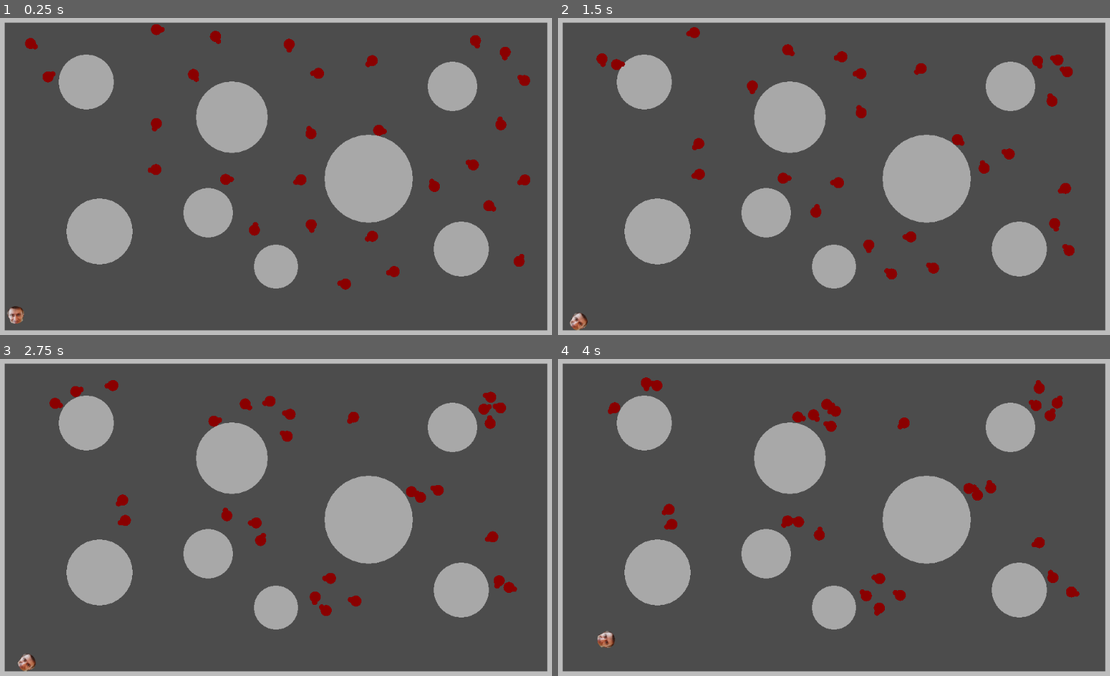
Above: before the commit, frames 1-4 (two rows, left to right).
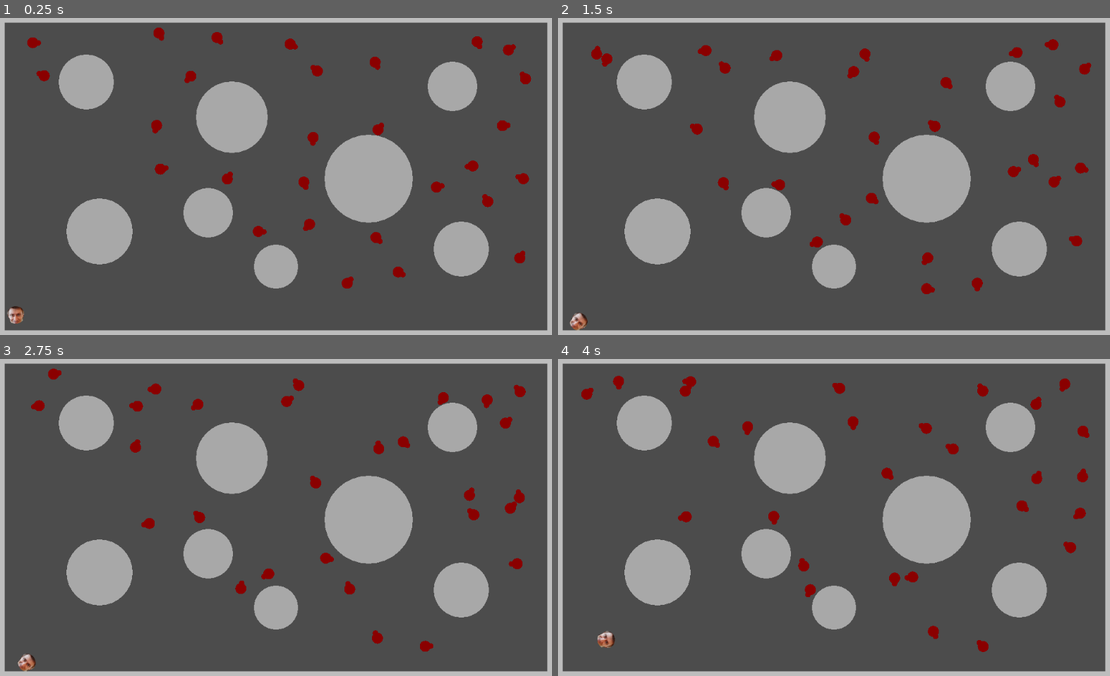
Above: after the commit, the same moments.

Repository: Nabiz/ZombieGameAI
Game: Godot game, scene res://Main.tscn
Same seed, same stepped clock (60 frames per second), same inputs: the game is played once before the commit and once after it.
Inputs (mouse positions are in pixels of both pictures, inside the frame that each line leads up to):
- Up to frame 1 (0.25 s): no input
- Up to frame 2 (1.5 s): move the mouse to (960, 160) at 0.52 s; hold Right (ui_right) 0.53-1.28 s; move the mouse to (723, 192) at 1.27 s; hold Down (ui_down) from 1.28 s (still down)
- Up to frame 3 (2.75 s): move the mouse to (331, 444) at 2.02 s; release Down (ui_down) at 2.03 s; hold Right (ui_right) from 2.03 s (still down)
- Up to frame 4 (4 s): move the mouse to (806, 584) at 2.77 s; release Right (ui_right) at 2.78 s; hold Up (ui_up) 2.78-3.53 s; move the mouse to (1005, 568) at 3.52 s; hold Left (ui_left) from 3.53 s (still down)

The runs differ from the first frame. In frame 1, 1.4% of the frame differs, in the area x 4-97%, y 2-86%; in frame 2, 3.4%; in frame 3, 3.5%, in the area x 5-96%, y 2-93%; in frame 4, 3.5%.

Commit message:
polishing game

Diff:
--- a/ZombieGame/Main.gd
+++ b/ZombieGame/Main.gd
@@ -20,9 +20,11 @@
 	var random_zombie = Utils.zombies[randi() % Utils.zombies.size()]
 	random_zombie.tag_neighbors(100)
 
+	var zombie_count = 0
 	var zombie_group = [random_zombie]
 	for zombie in Utils.zombies:
-		if zombie.tagged:
+		if zombie.tagged and zombie_count < 5:
+			zombie_count += 1
 			zombie_group.append(zombie)
 	zombie_groups.append(zombie_group)
 
--- a/ZombieGame/Main.tscn
+++ b/ZombieGame/Main.tscn
@@ -40,22 +40,30 @@
 position = Vector2( 832, 136 )
 radius = 45
 
-[node name="WallN" type="Node2D" parent="." groups=["Wall"]]
+[node name="WallN" type="Node2D" parent="." groups=[
+"Wall",
+]]
 script = ExtResource( 3 )
 size = Vector2( 1024, 20 )
 normal = Vector2( 0, 1 )
 
-[node name="WallS" type="Node2D" parent="." groups=["Wall"]]
+[node name="WallS" type="Node2D" parent="." groups=[
+"Wall",
+]]
 position = Vector2( 0, 580 )
 script = ExtResource( 3 )
 size = Vector2( 1024, 20 )
 normal = Vector2( 0, -1 )
 
-[node name="WallW" type="Node2D" parent="." groups=["Wall"]]
+[node name="WallW" type="Node2D" parent="." groups=[
+"Wall",
+]]
 script = ExtResource( 3 )
 size = Vector2( 20, 600 )
 
-[node name="WallE" type="Node2D" parent="." groups=["Wall"]]
+[node name="WallE" type="Node2D" parent="." groups=[
+"Wall",
+]]
 position = Vector2( 1004, 0 )
 script = ExtResource( 3 )
 size = Vector2( 20, 600 )
--- a/ZombieGame/SteeringBehaviors.gd
+++ b/ZombieGame/SteeringBehaviors.gd
@@ -36,13 +36,13 @@
 			return Vector2.ZERO
 
 func calculate_wander():
-	return wander() + cohesion() + separation() + aligment() + wall_avoidance(Utils.walls) + 2*obstacle_avoidance(Utils.obstacles)
+	return 5*wander() + cohesion() + separation() + aligment() + wall_avoidance(Utils.walls) + obstacle_avoidance(Utils.obstacles)
 
 func calculate_pursuit():
 	return pursuit(Utils.player) + wall_avoidance(Utils.walls) + obstacle_avoidance(Utils.obstacles)
 
 func calculate_hide():
-	return wander() + 2*hide(Utils.player, Utils.obstacles) + obstacle_avoidance(Utils.obstacles) + wall_avoidance(Utils.walls) + 0.5*separation()
+	return hide(Utils.player, Utils.obstacles) + obstacle_avoidance(Utils.obstacles) + wall_avoidance(Utils.walls) + 0.5*separation()
 
 #SEEK
 func seek(target_position: Vector2) -> Vector2:
--- a/ZombieGame/Zombie.gd
+++ b/ZombieGame/Zombie.gd
@@ -18,7 +18,7 @@
 	steering = SteeringBehaviors.new(self)
 	heading = Vector2.RIGHT
 	side = heading.rotated(PI/2)
-	state = "hide"
+	state = "wander"
 
 func _physics_process(delta) -> void:
 	state = calculate_state()
--- a/ZombieGame/project.godot
+++ b/ZombieGame/project.godot
@@ -42,30 +42,30 @@
 
 ui_left={
 "deadzone": 0.5,
-"events": [ Object(InputEventKey,"resource_local_to_scene":false,"resource_name":"","device":0,"alt":false,"shift":false,"control":false,"meta":false,"command":false,"pressed":false,"scancode":16777231,"physical_scancode":0,"unicode":0,"echo":false,"script":null)
+"events": [ Object(InputEventKey,"resource_local_to_scene":false,"resource_name":"","device":0,"alt":false,"shift":false,"control":false,"meta":false,"command":false,"pressed":false,"scancode":16777231,"unicode":0,"echo":false,"script":null)
 , Object(InputEventJoypadButton,"resource_local_to_scene":false,"resource_name":"","device":0,"button_index":14,"pressure":0.0,"pressed":false,"script":null)
-, Object(InputEventKey,"resource_local_to_scene":false,"resource_name":"","device":0,"alt":false,"shift":false,"control":false,"meta":false,"command":false,"pressed":false,"scancode":65,"physical_scancode":0,"unicode":0,"echo":false,"script":null)
+, Object(InputEventKey,"resource_local_to_scene":false,"resource_name":"","device":0,"alt":false,"shift":false,"control":false,"meta":false,"command":false,"pressed":false,"scancode":65,"unicode":0,"echo":false,"script":null)
  ]
 }
 ui_right={
 "deadzone": 0.5,
-"events": [ Object(InputEventKey,"resource_local_to_scene":false,"resource_name":"","device":0,"alt":false,"shift":false,"control":false,"meta":false,"command":false,"pressed":false,"scancode":16777233,"physical_scancode":0,"unicode":0,"echo":false,"script":null)
+"events": [ Object(InputEventKey,"resource_local_to_scene":false,"resource_name":"","device":0,"alt":false,"shift":false,"control":false,"meta":false,"command":false,"pressed":false,"scancode":16777233,"unicode":0,"echo":false,"script":null)
 , Object(InputEventJoypadButton,"resource_local_to_scene":false,"resource_name":"","device":0,"button_index":15,"pressure":0.0,"pressed":false,"script":null)
-, Object(InputEventKey,"resource_local_to_scene":false,"resource_name":"","device":0,"alt":false,"shift":false,"control":false,"meta":false,"command":false,"pressed":false,"scancode":68,"physical_scancode":0,"unicode":0,"echo":false,"script":null)
+, Object(InputEventKey,"resource_local_to_scene":false,"resource_name":"","device":0,"alt":false,"shift":false,"control":false,"meta":false,"command":false,"pressed":false,"scancode":68,"unicode":0,"echo":false,"script":null)
  ]
 }
 ui_up={
 "deadzone": 0.5,
-"events": [ Object(InputEventKey,"resource_local_to_scene":false,"resource_name":"","device":0,"alt":false,"shift":false,"control":false,"meta":false,"command":false,"pressed":false,"scancode":16777232,"physical_scancode":0,"unicode":0,"echo":false,"script":null)
+"events": [ Object(InputEventKey,"resource_local_to_scene":false,"resource_name":"","device":0,"alt":false,"shift":false,"control":false,"meta":false,"command":false,"pressed":false,"scancode":16777232,"unicode":0,"echo":false,"script":null)
 , Object(InputEventJoypadButton,"resource_local_to_scene":false,"resource_name":"","device":0,"button_index":12,"pressure":0.0,"pressed":false,"script":null)
-, Object(InputEventKey,"resource_local_to_scene":false,"resource_name":"","device":0,"alt":false,"shift":false,"control":false,"meta":false,"command":false,"pressed":false,"scancode":87,"physical_scancode":0,"unicode":0,"echo":false,"script":null)
+, Object(InputEventKey,"resource_local_to_scene":false,"resource_name":"","device":0,"alt":false,"shift":false,"control":false,"meta":false,"command":false,"pressed":false,"scancode":87,"unicode":0,"echo":false,"script":null)
  ]
 }
 ui_down={
 "deadzone": 0.5,
-"events": [ Object(InputEventKey,"resource_local_to_scene":false,"resource_name":"","device":0,"alt":false,"shift":false,"control":false,"meta":false,"command":false,"pressed":false,"scancode":16777234,"physical_scancode":0,"unicode":0,"echo":false,"script":null)
+"events": [ Object(InputEventKey,"resource_local_to_scene":false,"resource_name":"","device":0,"alt":false,"shift":false,"control":false,"meta":false,"command":false,"pressed":false,"scancode":16777234,"unicode":0,"echo":false,"script":null)
 , Object(InputEventJoypadButton,"resource_local_to_scene":false,"resource_name":"","device":0,"button_index":13,"pressure":0.0,"pressed":false,"script":null)
-, Object(InputEventKey,"resource_local_to_scene":false,"resource_name":"","device":0,"alt":false,"shift":false,"control":false,"meta":false,"command":false,"pressed":false,"scancode":83,"physical_scancode":0,"unicode":0,"echo":false,"script":null)
+, Object(InputEventKey,"resource_local_to_scene":false,"resource_name":"","device":0,"alt":false,"shift":false,"control":false,"meta":false,"command":false,"pressed":false,"scancode":83,"unicode":0,"echo":false,"script":null)
  ]
 }
 ui_attack={
